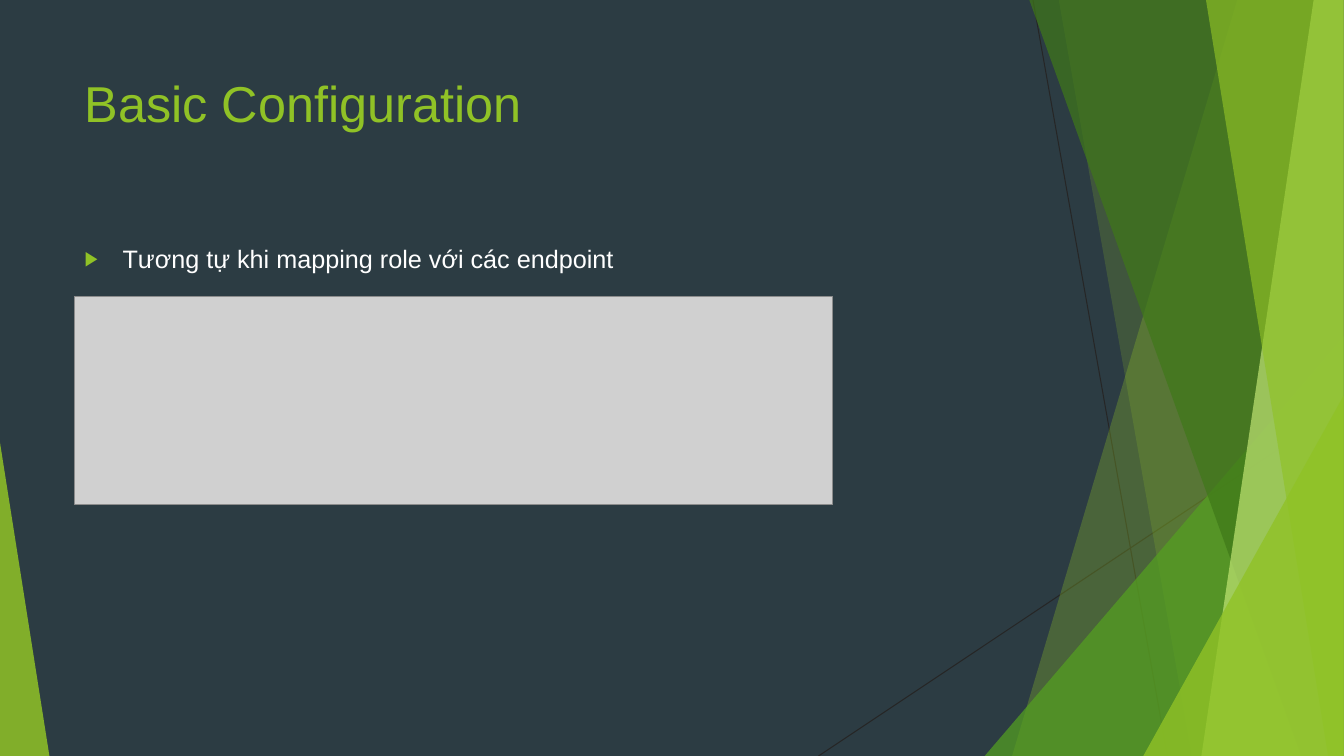
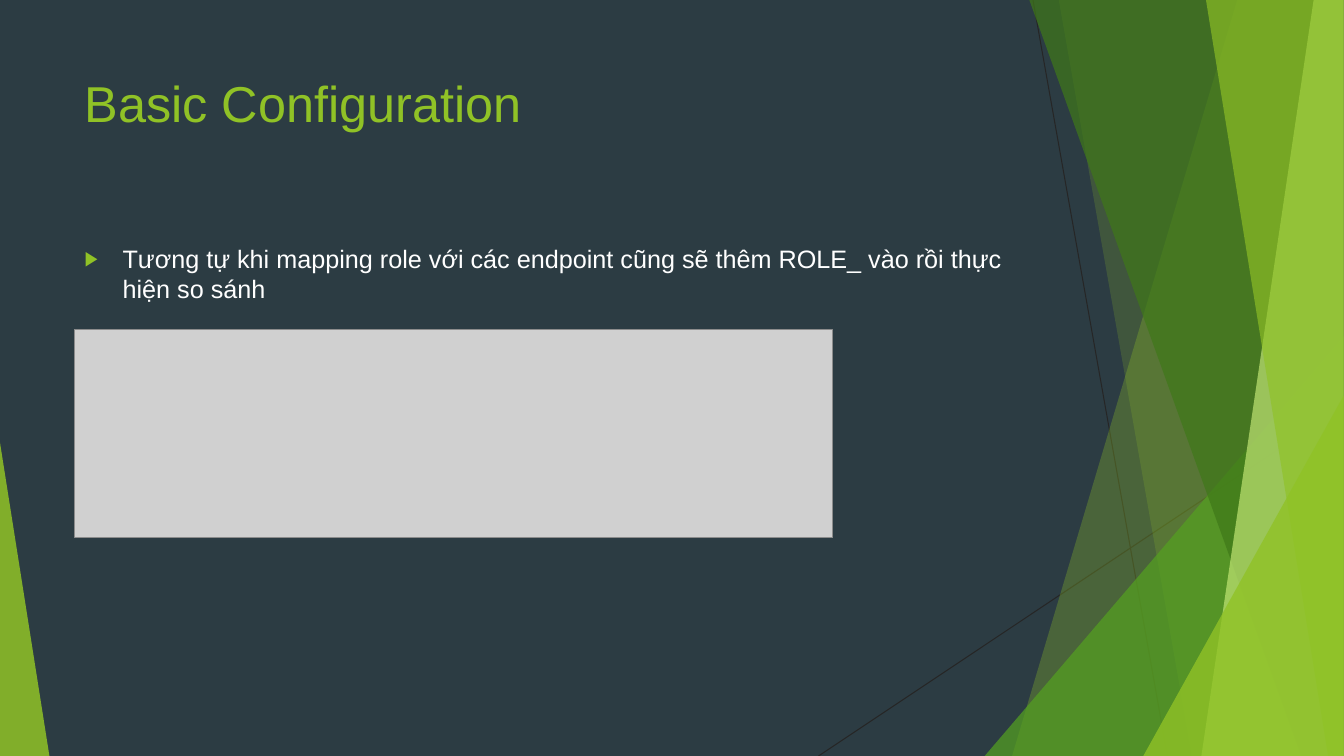
Before and after one commit to sobbingwind/SpringBoot, a slide deck: slide 7 of 10.Spring Security JDBC.pptx. Drawn at 1344x756 pixels with LibreOffice and Linux fonts; fonts in the diff are those of the drawing; grey boxes stand for pictures. Boxes give left, top, right and bottom in pixels: in the first picture for what was removed or moved away, otherwise in the second. Text is boxed around its words. In the diff, an @@ line names an element or a change of style, - is before the commit and + after.

```diff
--- a/10.Spring Security JDBC.pptx
+++ b/10.Spring Security JDBC.pptx
@@ text at (123,248,1001,302): text changed @@
-▶ Tương tự khi mapping role với các endpoint
+▶ Tương tự khi mapping role với các endpoint cũng sẽ thêm ROLE_ vào rồi thực hiện so sánh
@@ picture: place and size @@
-picture at (75,296,833,504)
+picture at (75,330,833,537)
```
Also in this commit, not shown: 1 other slide changed, 9 slides added, 1 slide removed, 1 other file.
